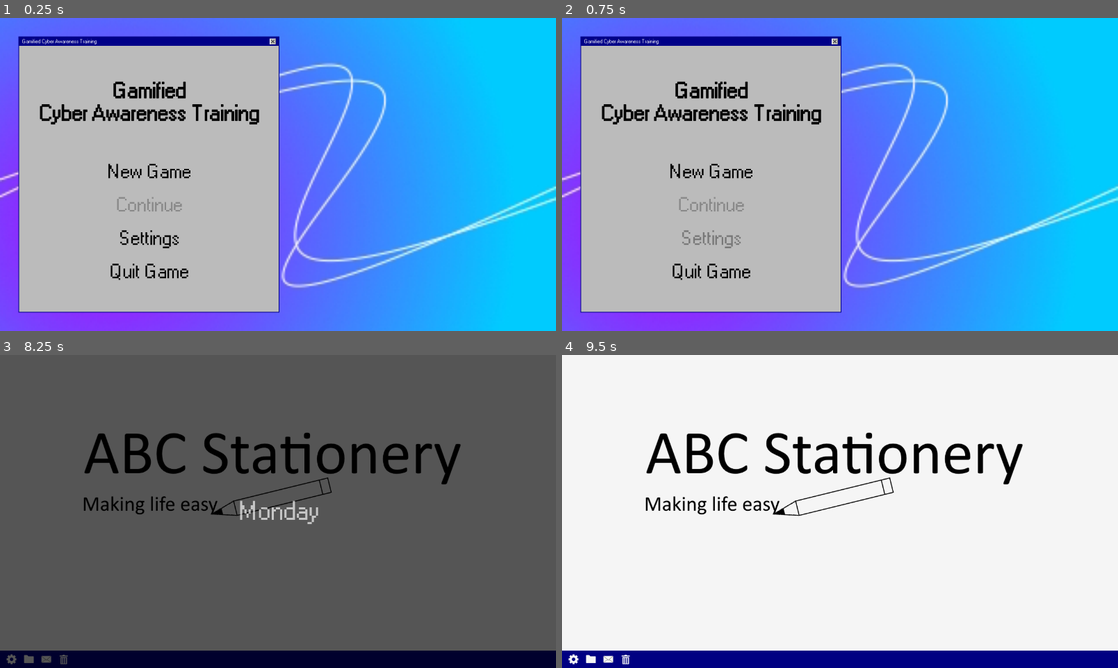
Above: before the commit, frames 1-4 (two rows, left to right).
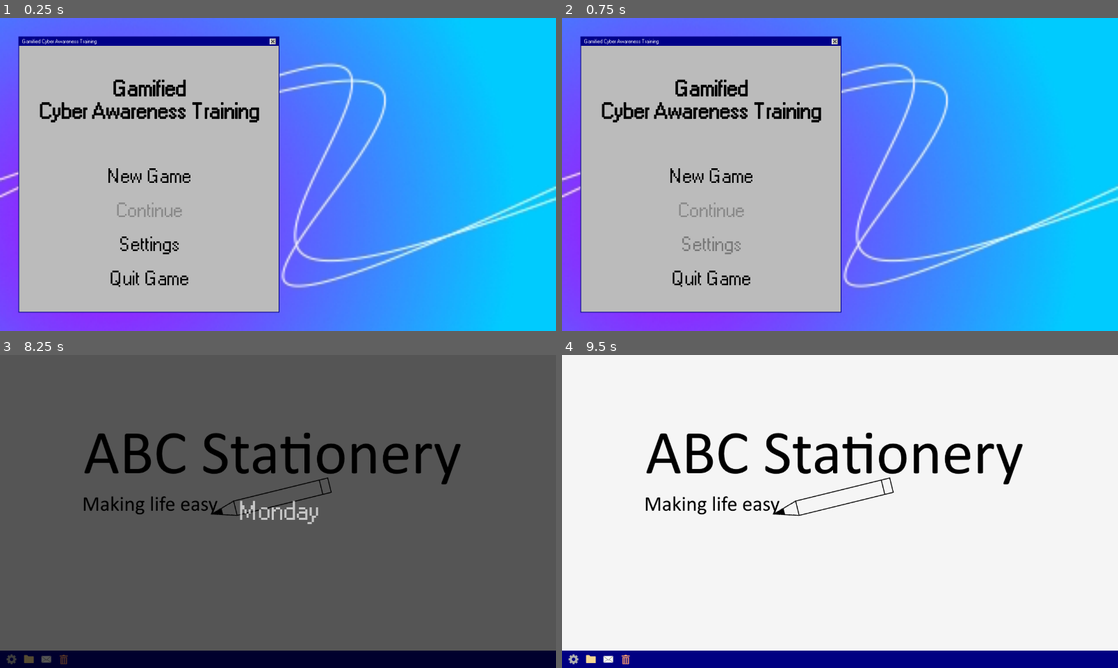
Above: after the commit, the same moments.

Repository: Wong-Kai-Lun/gamified-cybersecurity-awareness-training
Game: Godot game, scene res://game/main_menu/main_menu.tscn
Same seed, same stepped clock (60 frames per second), same inputs: the game is played once before the commit and once after it.
Inputs (mouse positions are in pixels of both pictures, inside the frame that each line leads up to):
- Up to frame 1 (0.25 s): no input
- Up to frame 2 (0.75 s): click "Settings" at 0.5 s
- Up to frame 3 (8.25 s): click "New Game" at 1.25 s; click (272, 480) at 2.02 s; type "Alex" at 2.1 s; click (244, 498) at 2.25 s; type "12" at 2.33 s; click "New Game" at 2.75 s; click "Play" at 3.5 s; click (11, 658) at 4.25 s; click "Inv" at 5 s; click "3M" at 5.75 s; click (61, 658) at 6.5 s; click "Inv" at 7.25 s; click "3M" at 8 s
- Up to frame 4 (9.5 s): click (623, 658) at 8.75 s

The runs differ from the first frame. In frame 1, 2.5% of the frame differs, in the area x 7-47%, y 19-86%; in frame 2, 2.4%; in frame 3, less than 0.1%; in frame 4, 0.1%.

Commit message:
Minor UI Update

Diff:
--- a/godot/game/main_game/desktop.tscn
+++ b/godot/game/main_game/desktop.tscn
@@ -92,6 +92,7 @@
 theme_override_constants/separation = 10
 
 [node name="Settings" type="Button" parent="DesktopBG/Desktop/Taskbar/MarginContainer/TaskbarHBC"]
+modulate = Color(0.716297, 0.716296, 0.716296, 1)
 custom_minimum_size = Vector2(50, 50)
 layout_mode = 2
 theme_override_styles/focus = SubResource("StyleBoxEmpty_fhfqr")
@@ -118,6 +119,7 @@
 theme_override_styles/panel = SubResource("StyleBoxTexture_vfkpi")
 
 [node name="Inventory" type="Button" parent="DesktopBG/Desktop/Taskbar/MarginContainer/TaskbarHBC"]
+modulate = Color(1, 0.878268, 0.591173, 1)
 custom_minimum_size = Vector2(50, 50)
 layout_mode = 2
 theme_override_styles/focus = SubResource("StyleBoxEmpty_fhfqr")
@@ -172,6 +174,7 @@
 theme_override_styles/panel = SubResource("StyleBoxTexture_jlcp7")
 
 [node name="TRSH" type="Button" parent="DesktopBG/Desktop/Taskbar/MarginContainer/TaskbarHBC"]
+modulate = Color(1, 0.617402, 0.45515, 1)
 custom_minimum_size = Vector2(50, 50)
 layout_mode = 2
 theme_override_styles/focus = SubResource("StyleBoxEmpty_fhfqr")
--- a/godot/game/main_game/programs/email_client/email_client.tscn
+++ b/godot/game/main_game/programs/email_client/email_client.tscn
@@ -39,7 +39,7 @@
 theme_override_styles/panel = SubResource("StyleBoxFlat_3oi40")
 
 [node name="TitleBar" parent="WindowPanel/Structure" index="0"]
-title = "✉️ Email"
+title = "✉️ Email.com"
 
 [node name="EmailClientPanelContainer" type="PanelContainer" parent="WindowPanel/Structure/Content" index="0"]
 layout_mode = 2
@@ -64,8 +64,6 @@
 size_flags_vertical = 4
 focus_mode = 2
 theme_override_colors/default_color = Color(0, 0, 0, 1)
-text = "Inbox Categories
-(Decorative)"
 fit_content = true
 selection_enabled = true
 drag_and_drop_selection_enabled = false
--- a/godot/game/main_menu/main_menu.gd
+++ b/godot/game/main_menu/main_menu.gd
@@ -5,7 +5,7 @@
 @onready var new_player_window = new_player_window_scene.instantiate()
 @onready var input_blocker_scene: PackedScene = preload("res://game/main_game/programs/common/input_blocker.tscn")
 @onready var input_blocker = input_blocker_scene.instantiate()
-@onready var continue_button = $HBoxContainer/MarginContainer/BaseWindow/ButtonContainer/Continue
+@onready var continue_button = $HBoxContainer/MarginContainer/BaseWindow/MarginContainer/VBoxContainer/ButtonContainer/Continue
 
 
 func _ready() -> void:
--- a/godot/game/main_menu/main_menu.tscn
+++ b/godot/game/main_menu/main_menu.tscn
@@ -53,15 +53,22 @@
 [node name="BaseWindow" parent="HBoxContainer/MarginContainer" instance=ExtResource("3_r7tje")]
 layout_mode = 2
 
-[node name="GameTitle" type="Label" parent="HBoxContainer/MarginContainer/BaseWindow"]
+[node name="MarginContainer" type="MarginContainer" parent="HBoxContainer/MarginContainer/BaseWindow"]
 layout_mode = 1
-anchors_preset = 10
+anchors_preset = 15
 anchor_right = 1.0
-offset_left = 2.0
-offset_top = 96.0
-offset_right = -3.0
-offset_bottom = 357.0
+anchor_bottom = 1.0
 grow_horizontal = 2
+grow_vertical = 2
+theme_override_constants/margin_bottom = 72
+
+[node name="VBoxContainer" type="VBoxContainer" parent="HBoxContainer/MarginContainer/BaseWindow/MarginContainer"]
+layout_mode = 2
+theme_override_constants/separation = 0
+
+[node name="GameTitle" type="Label" parent="HBoxContainer/MarginContainer/BaseWindow/MarginContainer/VBoxContainer"]
+layout_mode = 2
+size_flags_vertical = 6
 theme_override_colors/font_color = Color(0, 0, 0, 1)
 theme_override_colors/font_outline_color = Color(0, 0, 0, 1)
 theme_override_constants/outline_size = 5
@@ -71,23 +78,13 @@
 horizontal_alignment = 1
 vertical_alignment = 1
 
-[node name="ButtonContainer" type="VBoxContainer" parent="HBoxContainer/MarginContainer/BaseWindow"]
-layout_mode = 1
-anchors_preset = 8
-anchor_left = 0.5
-anchor_top = 0.5
-anchor_right = 0.5
-anchor_bottom = 0.5
-offset_left = -179.0
-offset_top = -51.0
-offset_right = 179.0
-offset_bottom = 379.0
-grow_horizontal = 2
-grow_vertical = 2
-size_flags_horizontal = 3
+[node name="ButtonContainer" type="VBoxContainer" parent="HBoxContainer/MarginContainer/BaseWindow/MarginContainer/VBoxContainer"]
+layout_mode = 2
+size_flags_horizontal = 6
+size_flags_vertical = 3
 theme_override_constants/separation = 30
 
-[node name="NewGame" type="Button" parent="HBoxContainer/MarginContainer/BaseWindow/ButtonContainer"]
+[node name="NewGame" type="Button" parent="HBoxContainer/MarginContainer/BaseWindow/MarginContainer/VBoxContainer/ButtonContainer"]
 layout_mode = 2
 size_flags_vertical = 6
 mouse_default_cursor_shape = 2
@@ -103,7 +100,7 @@
 theme_override_styles/normal = SubResource("StyleBoxEmpty_i8a73")
 text = "New Game"
 
-[node name="Continue" type="Button" parent="HBoxContainer/MarginContainer/BaseWindow/ButtonContainer"]
+[node name="Continue" type="Button" parent="HBoxContainer/MarginContainer/BaseWindow/MarginContainer/VBoxContainer/ButtonContainer"]
 layout_mode = 2
 size_flags_vertical = 6
 mouse_default_cursor_shape = 2
@@ -121,7 +118,7 @@
 disabled = true
 text = "Continue"
 
-[node name="Settings" type="Button" parent="HBoxContainer/MarginContainer/BaseWindow/ButtonContainer"]
+[node name="Settings" type="Button" parent="HBoxContainer/MarginContainer/BaseWindow/MarginContainer/VBoxContainer/ButtonContainer"]
 layout_mode = 2
 size_flags_vertical = 6
 mouse_default_cursor_shape = 2
@@ -137,7 +134,7 @@
 theme_override_styles/normal = SubResource("StyleBoxEmpty_i8a73")
 text = "Settings"
 
-[node name="QuitGame" type="Button" parent="HBoxContainer/MarginContainer/BaseWindow/ButtonContainer"]
+[node name="QuitGame" type="Button" parent="HBoxContainer/MarginContainer/BaseWindow/MarginContainer/VBoxContainer/ButtonContainer"]
 layout_mode = 2
 size_flags_vertical = 6
 mouse_default_cursor_shape = 2
@@ -159,7 +156,7 @@
 
 [node name="CanvasLayer" type="CanvasLayer" parent="."]
 
-[connection signal="pressed" from="HBoxContainer/MarginContainer/BaseWindow/ButtonContainer/NewGame" to="." method="_on_new_game_pressed"]
-[connection signal="pressed" from="HBoxContainer/MarginContainer/BaseWindow/ButtonContainer/Continue" to="." method="_on_continue_pressed"]
-[connection signal="pressed" from="HBoxContainer/MarginContainer/BaseWindow/ButtonContainer/Settings" to="." method="_on_settings_pressed"]
-[connection signal="pressed" from="HBoxContainer/MarginContainer/BaseWindow/ButtonContainer/QuitGame" to="." method="_on_quit_game_pressed"]
+[connection signal="pressed" from="HBoxContainer/MarginContainer/BaseWindow/MarginContainer/VBoxContainer/ButtonContainer/NewGame" to="." method="_on_new_game_pressed"]
+[connection signal="pressed" from="HBoxContainer/MarginContainer/BaseWindow/MarginContainer/VBoxContainer/ButtonContainer/Continue" to="." method="_on_continue_pressed"]
+[connection signal="pressed" from="HBoxContainer/MarginContainer/BaseWindow/MarginContainer/VBoxContainer/ButtonContainer/Settings" to="." method="_on_settings_pressed"]
+[connection signal="pressed" from="HBoxContainer/MarginContainer/BaseWindow/MarginContainer/VBoxContainer/ButtonContainer/QuitGame" to="." method="_on_quit_game_pressed"]
Not shown, removed: ~$vel design.docx
Not shown, removed: ~WRL2062.tmp
